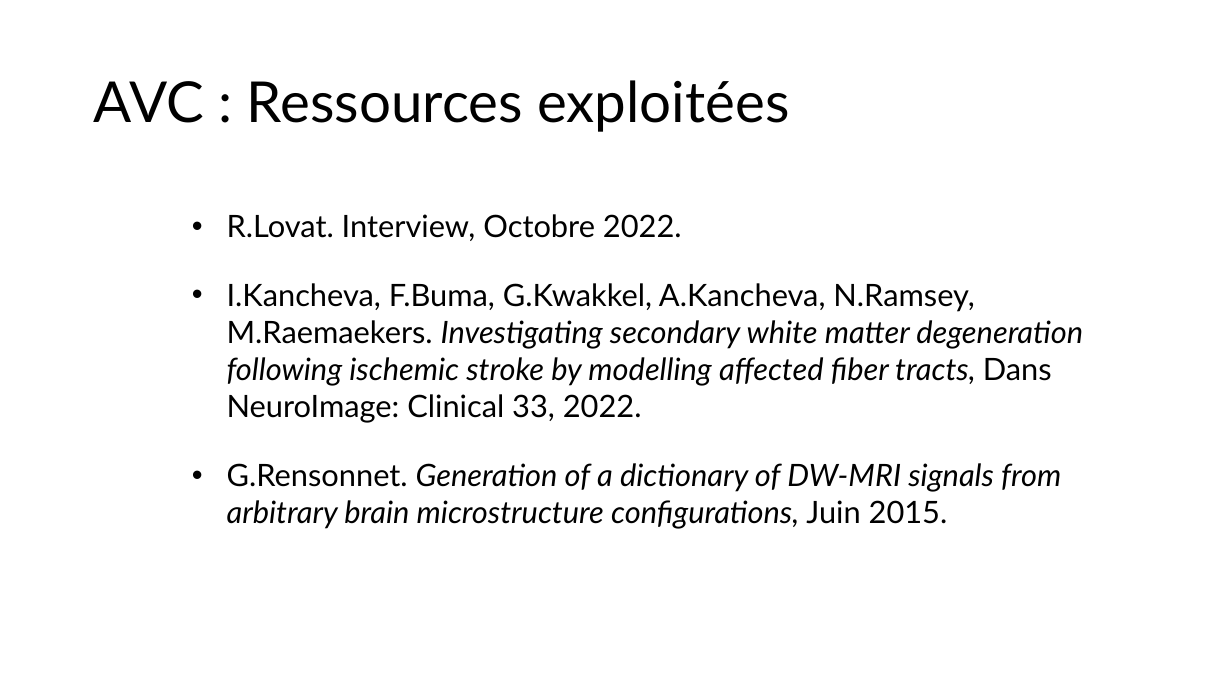
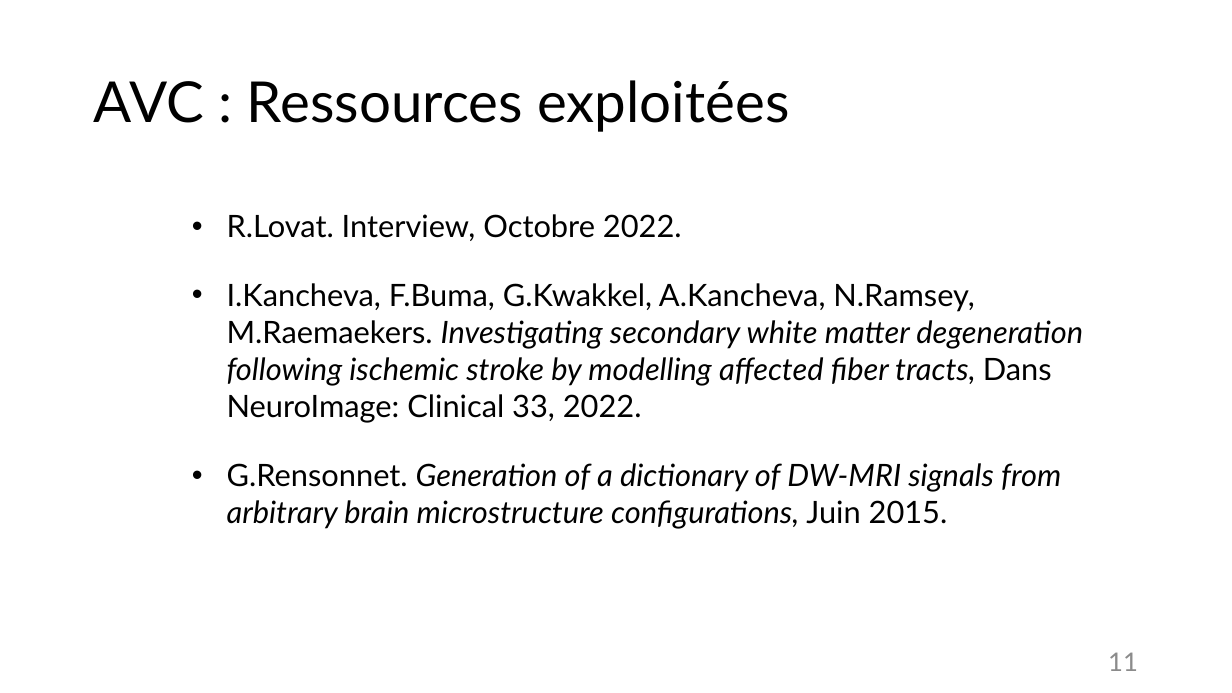
Before and after one commit to Deriorican/Memoire_dRMI_strokes, a slide deck: slide 11 of Présentations/Présentation1.pptx. Drawn at 1232x693 pixels with LibreOffice and Linux fonts; fonts in the diff are those of the drawing. Boxes give left, top, right and bottom in pixels: in the first picture for what was removed or moved away, otherwise in the second. Text is boxed around its words. In the diff, an @@ line names an element or a change of style, - is before the commit and + after.

```diff
--- a/Présentations/Présentation1.pptx
+++ b/Présentations/Présentation1.pptx
@@ page number added at (1108,652,1138,671), 20 pt, text #8C8C8C @@
+11
```
Also in this commit, not shown: 11 other slides changed, 4 slides added.
